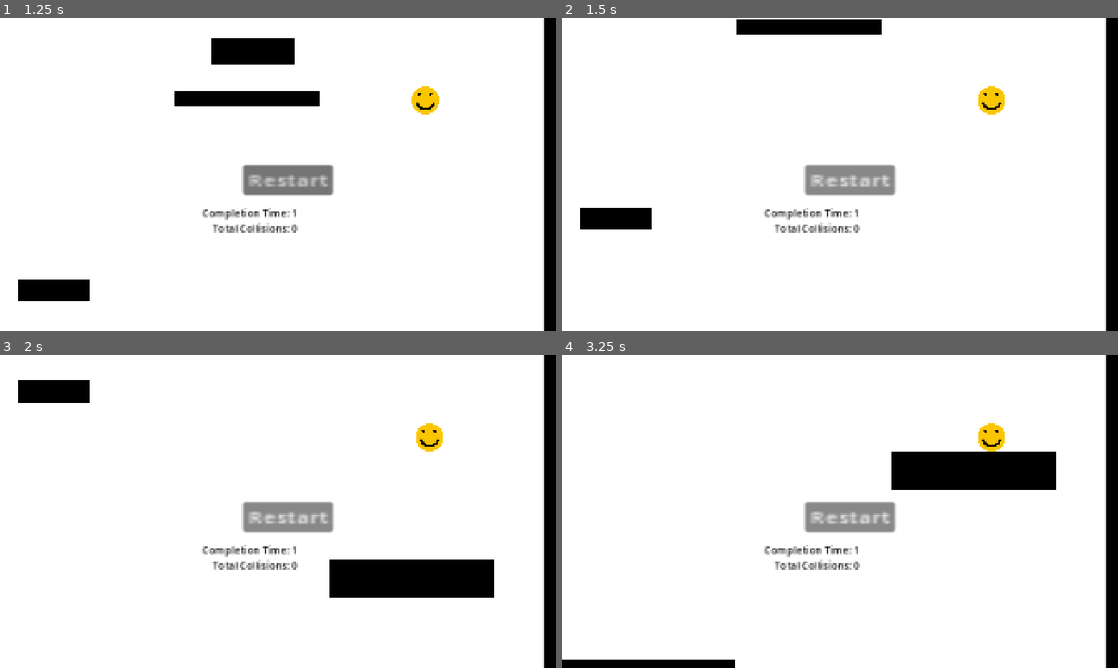
Above: before the commit, frames 1-4 (two rows, left to right).
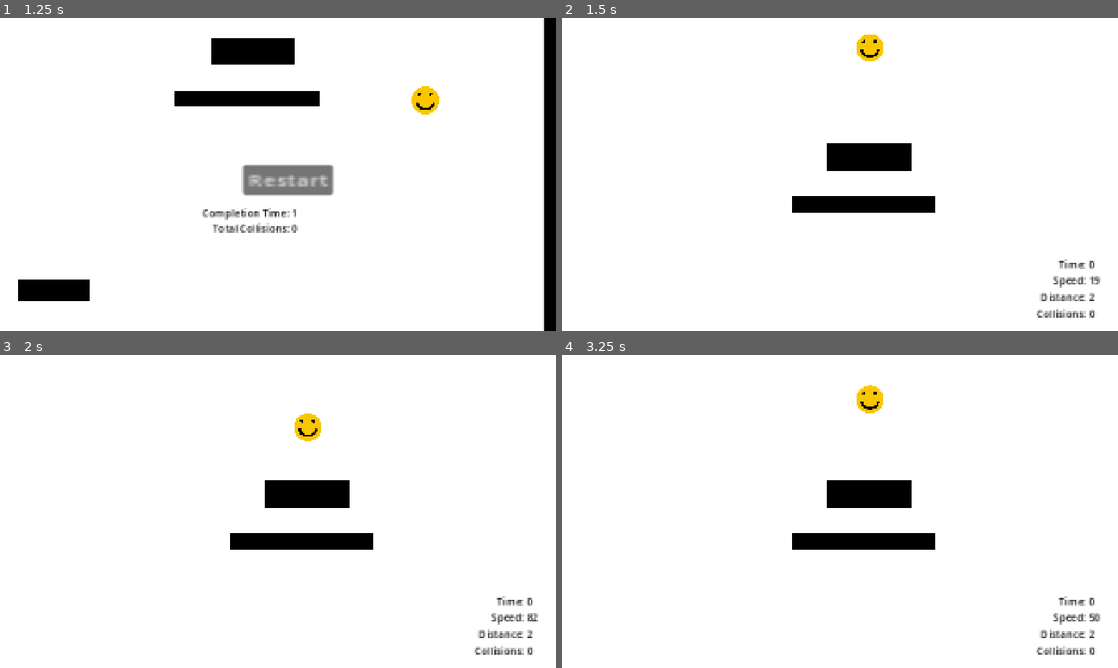
Above: after the commit, the same moments.

Repository: rickakell/FallingGame
Game: Godot game, scene res://scenes/Game.tscn
Same seed, same stepped clock (60 frames per second), same inputs: the game is played once before the commit and once after it.
Inputs (mouse positions are in pixels of both pictures, inside the frame that each line leads up to):
- Up to frame 1 (1.25 s): hold Right (ui_right) from 0.53 s (still down)
- Up to frame 2 (1.5 s): release Right (ui_right) at 1.25 s; click "Restart" at 1.25 s
- Up to frame 3 (2 s): no input
- Up to frame 4 (3.25 s): click (851, 517) at 2 s, where only the run before the commit has a clickable "Restart"; click "Restart" at 2.75 s

Frame 1 is identical in both runs. In frame 2, 11% of the frame differs, in the area x 3-100%, y 0-100%; in frame 3, 13%; in frame 4, 13%.

Commit message:
Add ability to restart game

Diff:
--- a/scenes/Game.tscn
+++ b/scenes/Game.tscn
@@ -628,3 +628,5 @@
 [node name="FinishLine2" parent="." unique_id=415770950 instance=ExtResource("5_s0nni")]
 unique_name_in_owner = true
 position = Vector2(191, 449)
+
+[connection signal="pressed" from="GameManager/EndScreen/RestartButton" to="GameManager" method="_on_restart_button_pressed"]
--- a/scripts/game_manager.gd
+++ b/scripts/game_manager.gd
@@ -1,21 +1,24 @@
 extends Node
 
-static var max_distance = 0;
-static var current_distance = 0;
-static var speed = 0;
-static var collisions = 0;
-static var game_time = 0;
-static var game_start_time = 0;
+static var max_distance = 0
+static var current_distance = 0
+static var speed = 0
+static var collisions = 0
+static var game_time = 0
+static var game_start_time = 0
 
-static var game_completion_time = 0;
-static var game_end_collisions = 0;
+static var game_completion_time = 0
+static var game_end_collisions = 0
 
-static var game_complete = false;
+static var game_complete = false
+
+# Do not reset
+static var fastest_time = 0
+static var least_collisions = 0
 
 # Called when the node enters the scene tree for the first time.
 func _ready() -> void:
 	game_start_time = Time.get_unix_time_from_system();
-
 
 # Called every frame. 'delta' is the elapsed time since the previous frame.
 func _process(delta: float) -> void:
@@ -40,3 +43,23 @@
 			$EndScreen/CompletionTime.text = "Completion Time: " + str(game_completion_time)
 			$EndScreen/TotalCollisions.text = "Total Collisions: " + str(game_end_collisions)
 			$EndScreen.visible = true
+
+func _on_restart_button_pressed() -> void:
+	reset_game_variables()
+
+	%Player.reset_player()
+
+	get_tree().reload_current_scene()
+
+func reset_game_variables() -> void:
+	max_distance = 0
+	current_distance = 0
+	speed = 0
+	collisions = 0
+	game_time = 0
+	game_start_time = 0
+
+	game_completion_time = 0
+	game_end_collisions = 0
+
+	game_complete = false
--- a/scripts/player.gd
+++ b/scripts/player.gd
@@ -30,3 +30,6 @@
 			can_collide = false;
 			get_tree().create_timer(1).timeout.connect(func(): can_collide = true)
 			collisions += 1
+
+func reset_player() -> void:
+	collisions = 0
